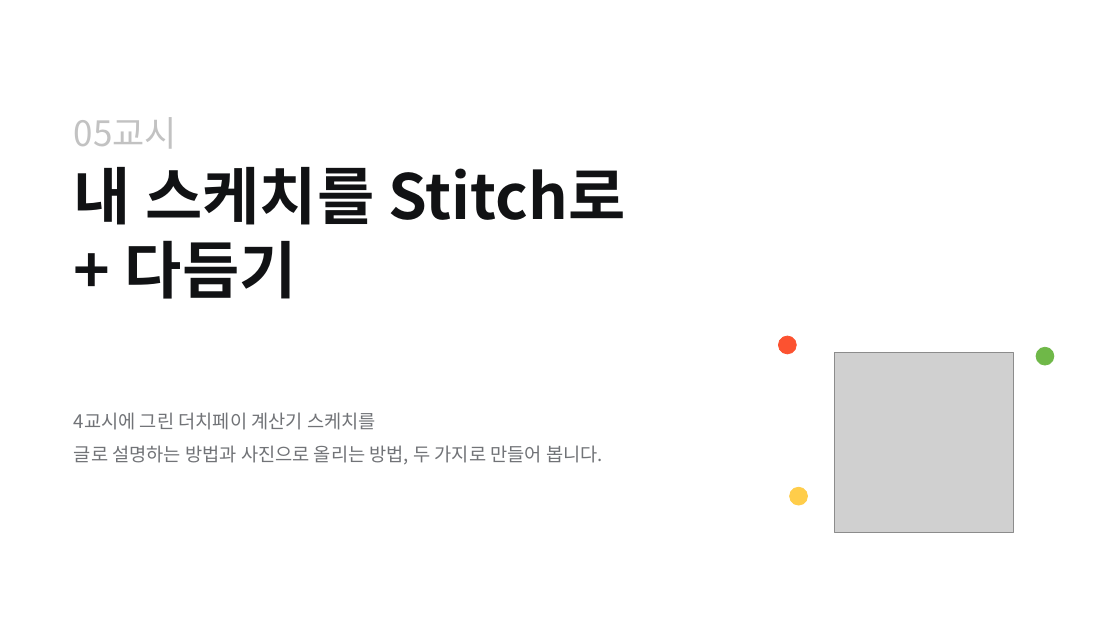
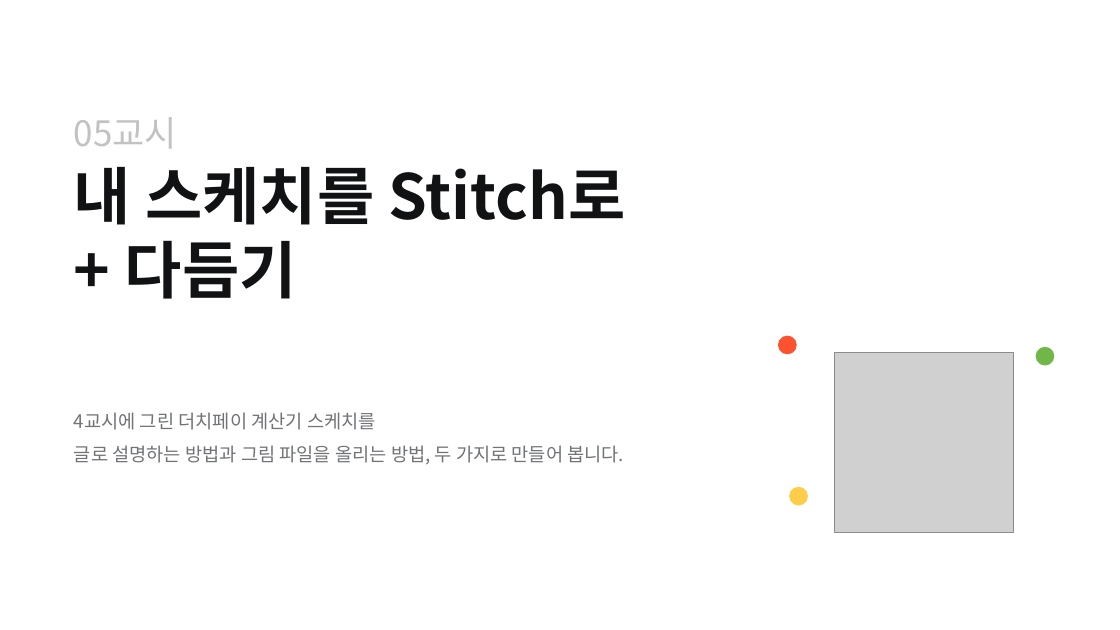
Before and after one commit to pa3757/KPX_knewdeal, a slide deck: slide 26 of instructor/2일차_바이브코딩_Stitch.pptx. Drawn at 1120x630 pixels with LibreOffice and Linux fonts; fonts in the diff are those of the drawing; grey boxes stand for pictures; background and template pictures are left out. Boxes give left, top, right and bottom in pixels: in the first picture for what was removed or moved away, otherwise in the second. Text is boxed around its words. In the diff, an @@ line names an element or a change of style, - is before the commit and + after.

```diff
--- a/instructor/2일차_바이브코딩_Stitch.pptx
+++ b/instructor/2일차_바이브코딩_Stitch.pptx
@@ text at (74, 445, 624, 465): text changed @@
-글로 설명하는 방법과 사진으로 올리는 방법, 두 가지로 만들어 봅니다.
+글로 설명하는 방법과 그림 파일을 올리는 방법, 두 가지로 만들어 봅니다.
```
Also in this commit, not shown: 5 other slides changed, 17 other files.
